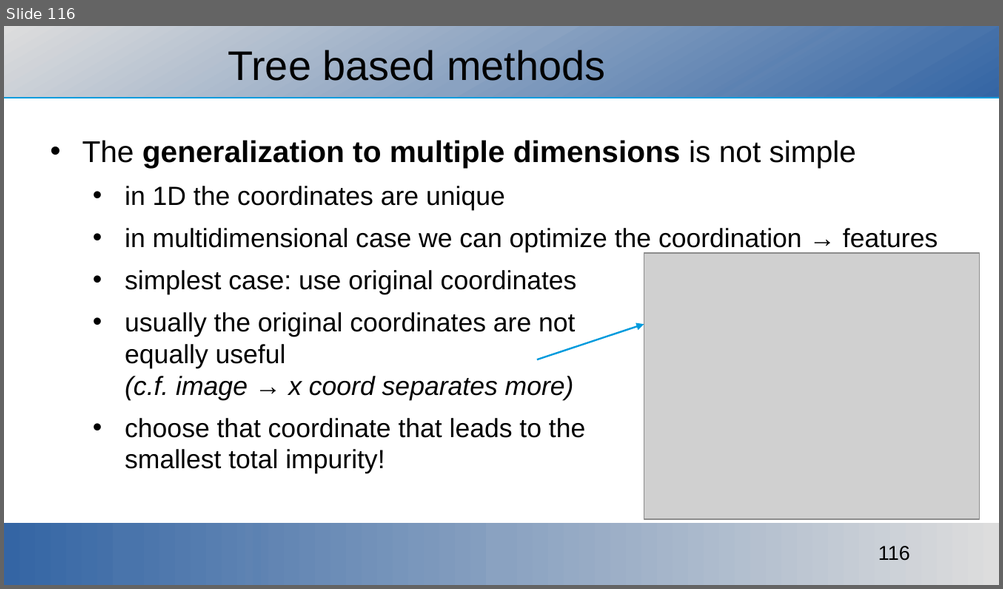
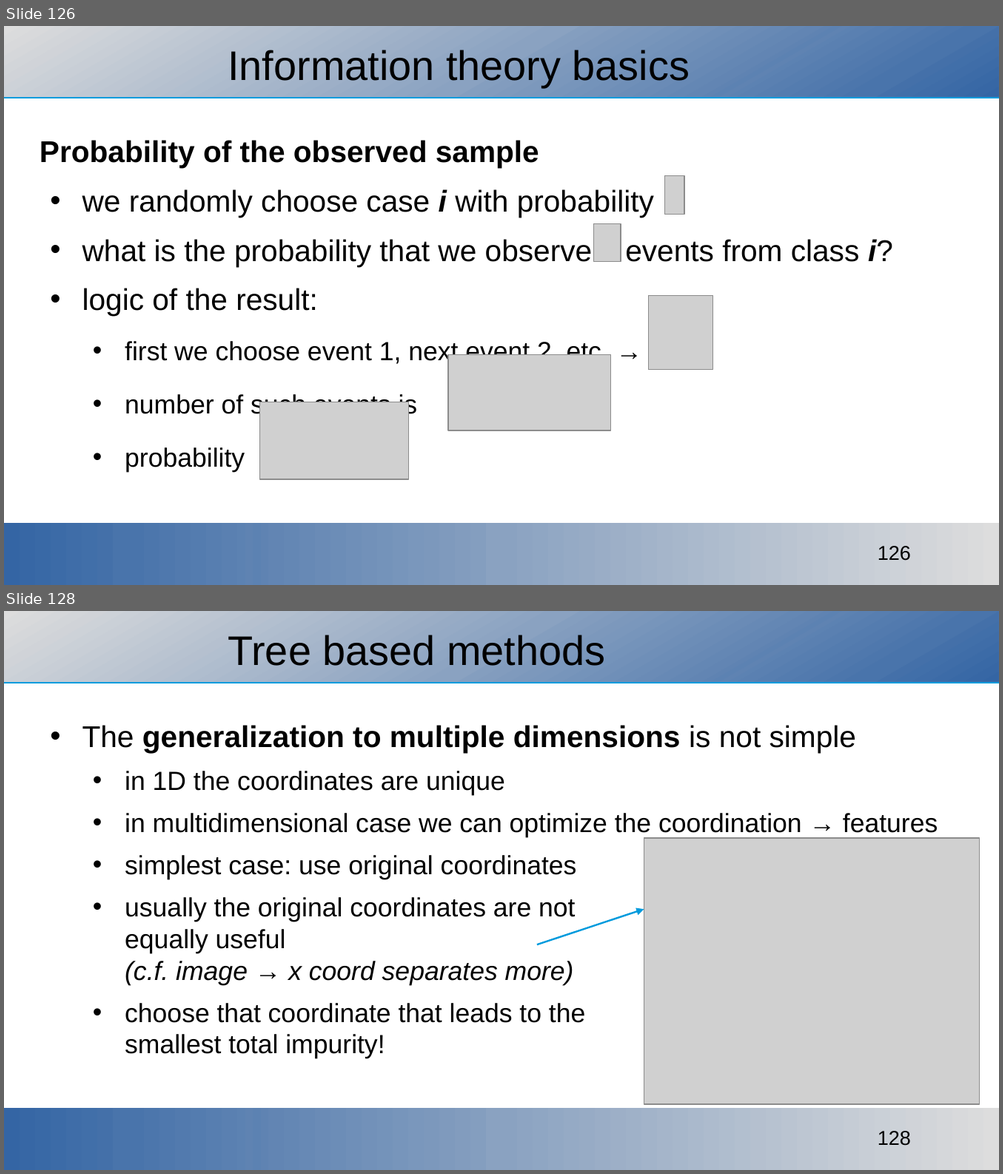
Before and after one commit to ajakovac/ML-in-Practice-I, a slide deck: ML in practice.odp. Shown one above the other, each under a label of ours: slide 116 before the commit, slides 126 and 128 after it; the slides between them are not shown. The pictures are 1003x589 and 1003x1174 pixels, drawn with LibreOffice and Linux fonts; fonts in the diff are those of the drawing; grey boxes stand for pictures; background and template pictures are left out. Boxes give left, top, right and bottom in pixels: in the first picture for what was removed or moved away, otherwise in the second. Text is boxed around its words. In the diff, an @@ line names an element or a change of style, - is before the commit and + after.

Commit message:
information theory added

```diff
--- a/ML in practice.odp
+++ b/ML in practice.odp
@@ slide 126 added at [4, 26, 999, 585], background #FFFFFF; not listed: 3 template elements that a slide beside it also shows @@
@@ title added at [227, 50, 689, 87], 33 pt, text #000000 @@
+Information theory basics
@@ text added at [40, 140, 893, 473], 24 pt, text #000000 @@
+Probability of the observed sample
+• we randomly choose case i with probability
+• what is the probability that we observe events from class i?
+• logic of the result:
+  • first we choose event 1, next event 2, etc. →
+  • number of such events is
+  • probability
@@ picture added at [665, 175, 685, 214] @@
@@ picture added at [595, 224, 621, 261] @@
@@ picture added at [649, 296, 714, 370] @@
@@ picture added at [448, 355, 611, 432] @@
@@ picture added at [259, 403, 408, 480] @@
@@ what was slide 116 is now slide 128 @@
@@ page number at [877, 1131, 910, 1146]: text changed @@
-116
+128
```
Also in this commit, not shown: 4 slides changed, 14 other slides added, 3 slides removed, 3 other files.
